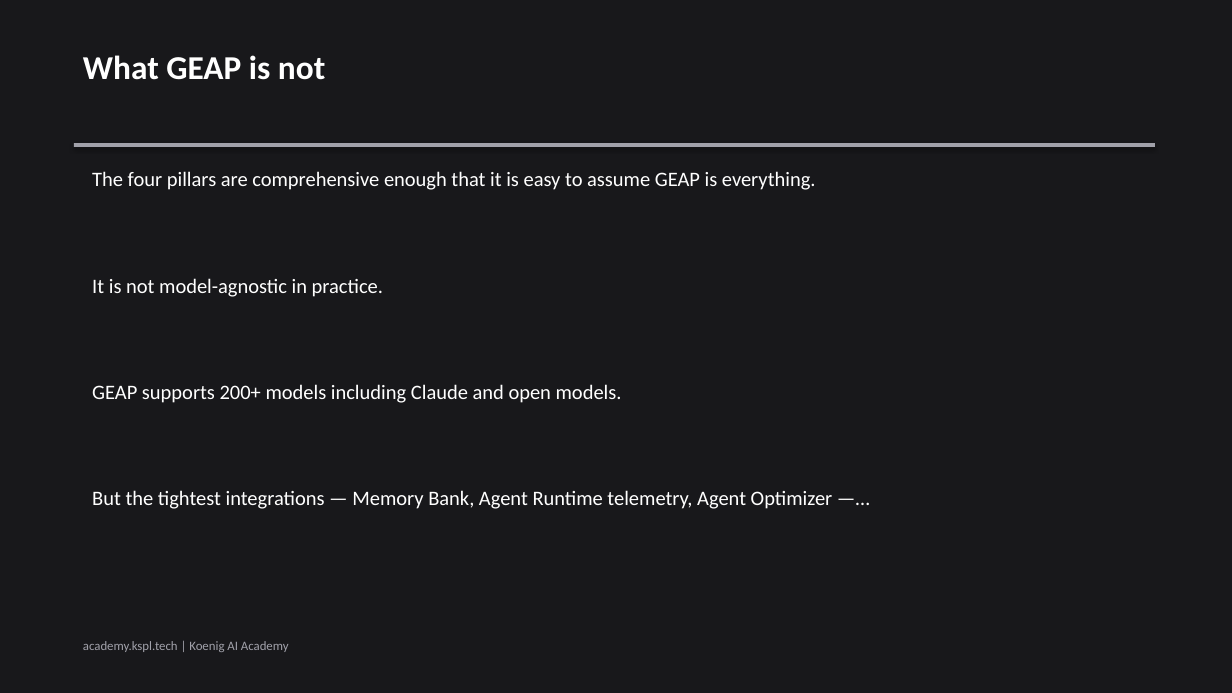
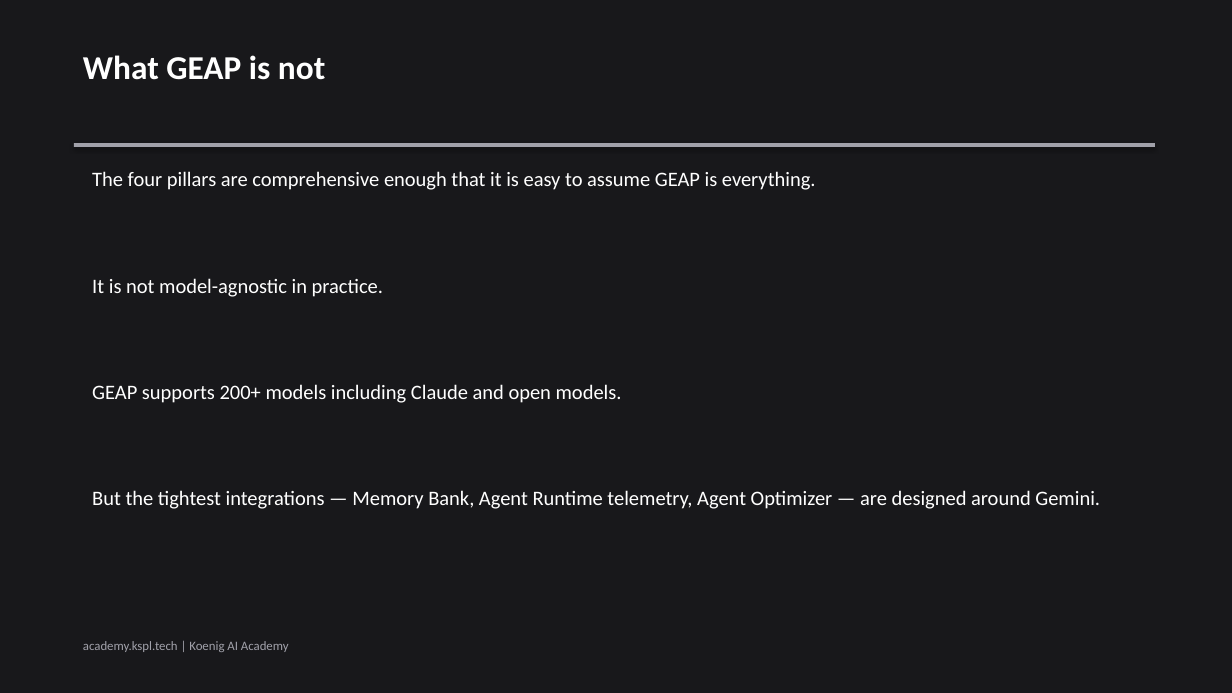
Before and after one commit to Koenig-Solutions-Private-Limited/koenig-ai-org, a slide deck: slide 6 of vault/courses/gemini-enterprise-agents/ch01-slides.pptx. Drawn at 1232x693 pixels with LibreOffice and Linux fonts; fonts in the diff are those of the drawing. Boxes give left, top, right and bottom in pixels: in the first picture for what was removed or moved away, otherwise in the second. Text is boxed around its words. In the diff, an @@ line names an element or a change of style, - is before the commit and + after.

```diff
--- a/vault/courses/gemini-enterprise-agents/ch01-slides.pptx
+++ b/vault/courses/gemini-enterprise-agents/ch01-slides.pptx
@@ text at [92,490,1100,509]: text changed @@
-But the tightest integrations — Memory Bank, Agent Runtime telemetry, Agent Optimizer —…
+But the tightest integrations — Memory Bank, Agent Runtime telemetry, Agent Optimizer — are designed around Gemini.
```
Also in this commit, not shown: 3 other slides changed, 2 slides removed, 3 other files.
